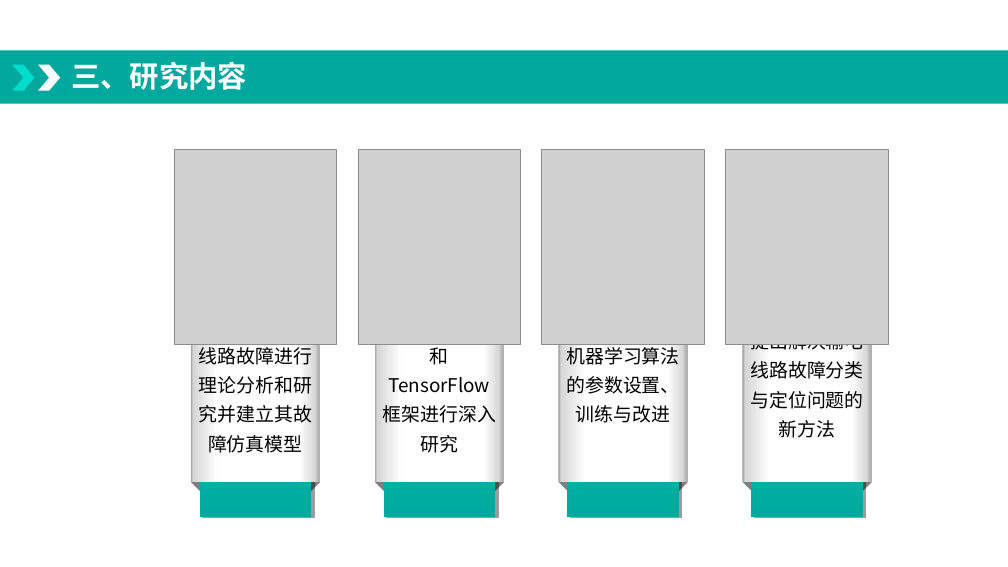
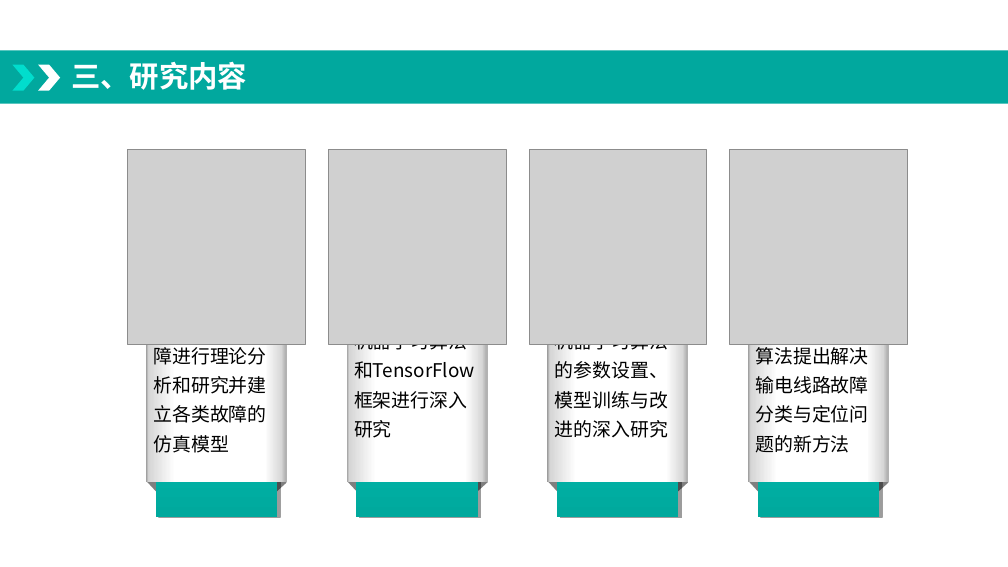
Before and after one commit to minda163/paper, a slide deck: slide 5 of 开题/我要学习-开题1.pptx. Drawn at 1008x567 pixels with LibreOffice and Linux fonts; fonts in the diff are those of the drawing; grey boxes stand for pictures; background and template pictures are left out. Boxes give left, top, right and bottom in pixels: in the first picture for what was removed or moved away, otherwise in the second. Text is boxed around its words. In the diff, an @@ line names an element or a change of style, - is before the commit and + after.

```diff
--- a/开题/我要学习-开题1.pptx
+++ b/开题/我要学习-开题1.pptx
@@ picture resized from (x1=174, y1=150, x2=337, y2=344) to (x1=128, y1=150, x2=306, y2=344) @@
@@ picture resized from (x1=358, y1=150, x2=520, y2=344) to (x1=328, y1=150, x2=506, y2=344) @@
@@ picture resized from (x1=542, y1=150, x2=705, y2=344) to (x1=529, y1=150, x2=707, y2=344) @@
@@ picture resized from (x1=726, y1=150, x2=889, y2=344) to (x1=730, y1=150, x2=907, y2=344) @@
@@ rectangle "标题" resized from (x1=200, y1=259, x2=311, y2=518) to (x1=156, y1=259, x2=278, y2=518) @@
@@ rectangle "标题" resized from (x1=383, y1=259, x2=495, y2=518) to (x1=357, y1=259, x2=479, y2=518) @@
@@ rectangle "标题" resized from (x1=568, y1=259, x2=679, y2=518) to (x1=557, y1=259, x2=679, y2=518) @@
@@ rectangle "标题" resized from (x1=752, y1=259, x2=863, y2=518) to (x1=758, y1=259, x2=879, y2=518) @@
@@ rectangle "对输电线路故障进行理论分析和研究并建立各类故障的仿真模型" resized from (x1=191, y1=281, x2=320, y2=482) to (x1=146, y1=281, x2=287, y2=482) @@
@@ rectangle "机器学习算法和TensorFlow框架进行深入研究" resized from (x1=375, y1=281, x2=504, y2=482) to (x1=347, y1=281, x2=488, y2=482) @@
@@ rectangle "机器学习算法和TensorFlow框架进行深入研究" at (x1=347, y1=281, x2=488, y2=482): alignment centre to left @@
@@ rectangle "机器学习算法的参数设置、模型训练与改进的深入研究" resized from (x1=559, y1=281, x2=688, y2=482) to (x1=547, y1=281, x2=688, y2=482) @@
@@ rectangle "结合机器学习算法提出解决输电线路故障分类与定位问题的新方法" resized from (x1=743, y1=281, x2=872, y2=482) to (x1=748, y1=281, x2=889, y2=482) @@
@@ text in rectangle at (x1=153, y1=344, x2=266, y2=453): text changed @@
-对电网的输电线路故障进行理论分析和研究并建立其故障仿真模型
+对输电线路故障进行理论分析和研究并建立各类故障的仿真模型
@@ text in rectangle at (x1=555, y1=344, x2=668, y2=438): text changed @@
-机器学习算法的参数设置、训练与改进
+机器学习算法的参数设置、模型训练与改进的深入研究
@@ text in rectangle at (x1=755, y1=344, x2=868, y2=453): text changed @@
-提出解决输电线路故障分类与定位问题的新方法
+结合机器学习算法提出解决输电线路故障分类与定位问题的新方法
@@ right triangle moved from (x1=191, y1=482, x2=204, y2=495) to (x1=146, y1=481, x2=161, y2=495) @@
@@ right triangle moved from (x1=307, y1=482, x2=321, y2=495) to (x1=273, y1=481, x2=288, y2=495) @@
@@ right triangle moved from (x1=375, y1=482, x2=389, y2=495) to (x1=347, y1=481, x2=361, y2=495) @@
@@ right triangle moved from (x1=491, y1=482, x2=504, y2=495) to (x1=474, y1=481, x2=488, y2=495) @@
@@ right triangle moved from (x1=559, y1=482, x2=572, y2=495) to (x1=548, y1=481, x2=562, y2=495) @@
@@ right triangle moved from (x1=743, y1=482, x2=756, y2=495) to (x1=748, y1=481, x2=763, y2=495) @@
@@ right triangle moved from (x1=859, y1=482, x2=873, y2=495) to (x1=875, y1=481, x2=890, y2=495) @@
```
Also in this commit, not shown: 5 other slides changed, 1 other file.
